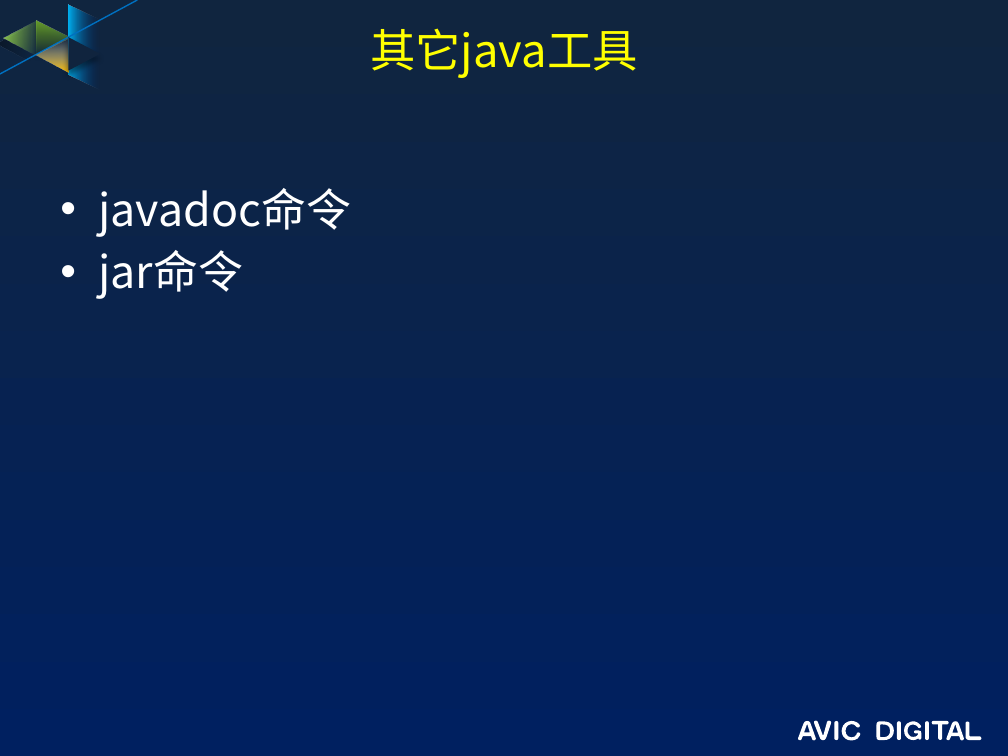
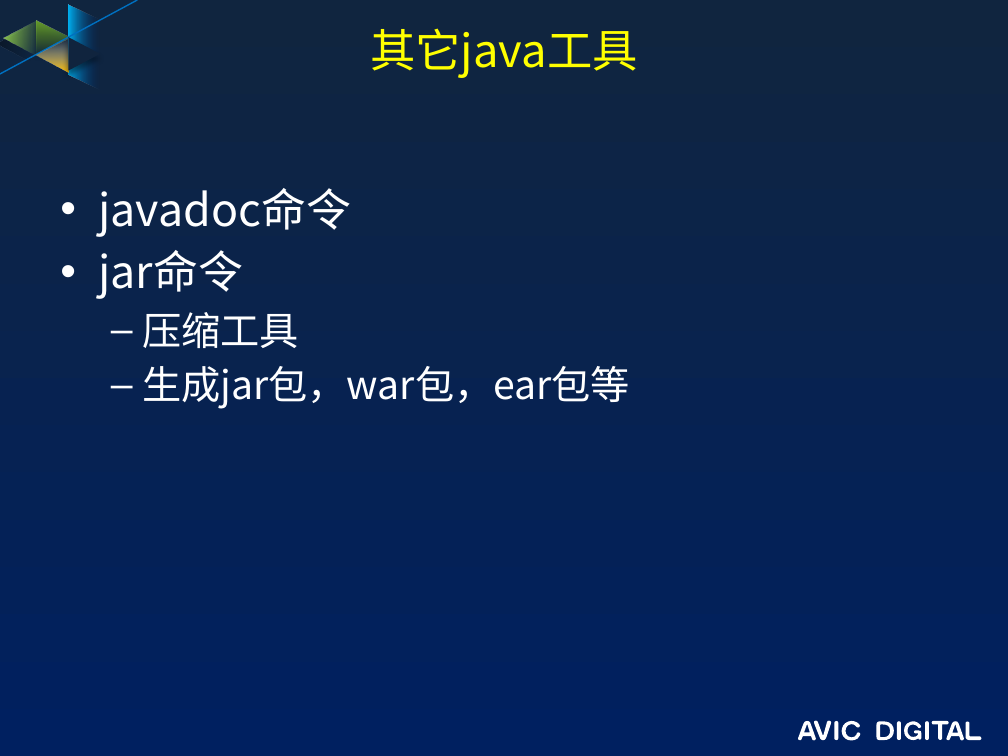
Before and after one commit to guofengzh/java-way, a slide deck: slide 17 of java/docs/01-java-基础.pptx. Drawn at 1008x756 pixels with LibreOffice and Linux fonts; fonts in the diff are those of the drawing; background and template pictures are left out. Boxes give left, top, right and bottom in pixels: in the first picture for what was removed or moved away, otherwise in the second. Text is boxed around its words. In the diff, an @@ line names an element or a change of style, - is before the commit and + after.

```diff
--- a/java/docs/01-java-基础.pptx
+++ b/java/docs/01-java-基础.pptx
@@ text at [142,312,630,409]: paragraphs added @@
+  – 压缩工具
+  – 生成jar包，war包，ear包等
```
Also in this commit, not shown: 1 slide added, 8 other files.
